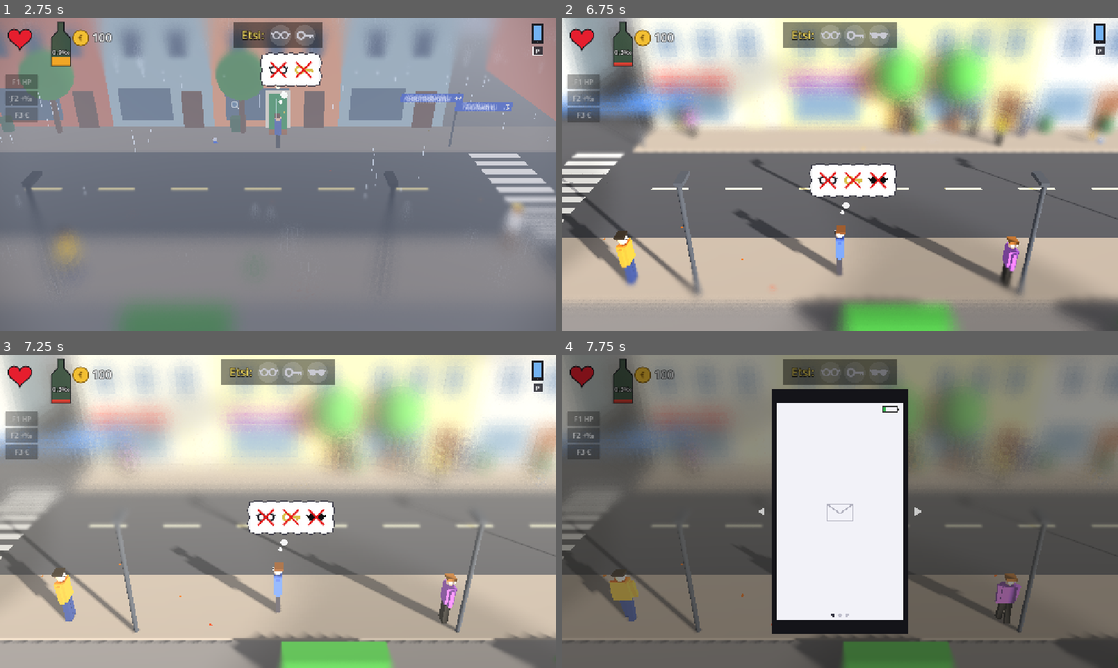
Above: before the commit, frames 1-4 (two rows, left to right).
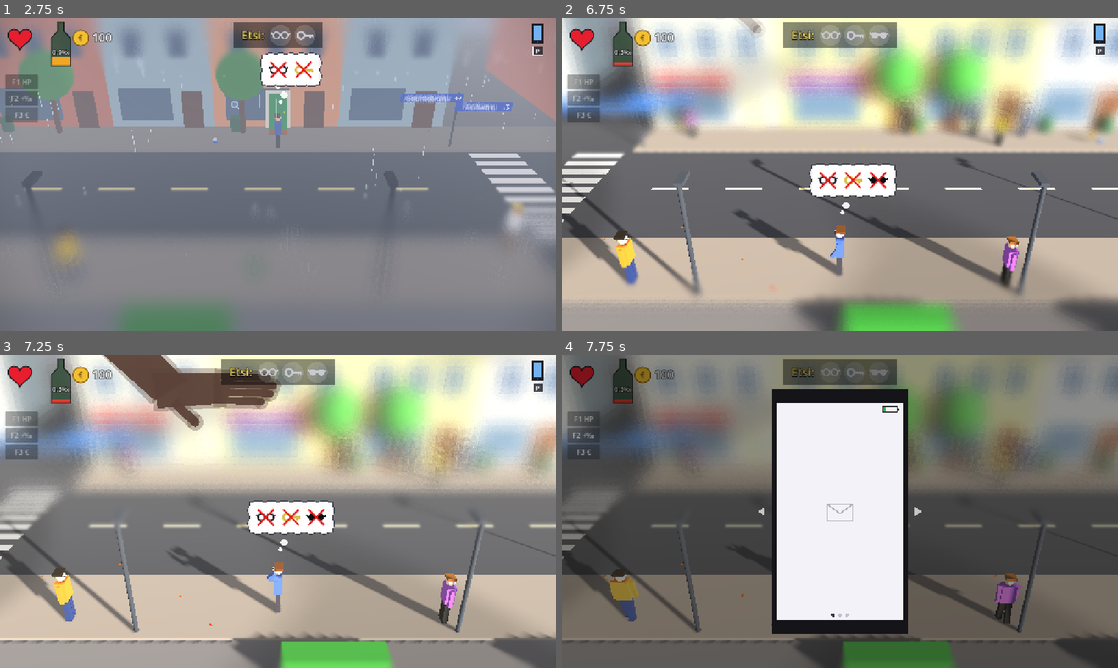
Above: after the commit, the same moments.

Repository: Ecculi/GoodMorningMoonshine
Game: Godot game, scene res://scenes/main.tscn
Same seed, same stepped clock (60 frames per second), same inputs: the game is played once before the commit and once after it.
Inputs (mouse positions are in pixels of both pictures, inside the frame that each line leads up to):
- Up to frame 1 (2.75 s): click "F1 HP" at 0.5 s; click "F2 +‰" at 1.25 s; click "F3 €" at 2 s
- Up to frame 2 (6.75 s): tap Enter at 2.75, 6.5 s; move the mouse to (812, 237) at 2.77 s; hold Up (move_up) 2.78-3.5 s; hold Space (action) 2.78-3.5 s; click (812, 237) at 2.92 s; drag from (1006, 221) to (812, 237) at 3.52 s; tap Space (action) at 4.25 s; move the mouse to (673, 127) at 4.27 s; hold Left (move_left) 4.28-5 s; tap Z at 4.35 s; drag from (867, 174) to (673, 127) at 5.02 s; move the mouse to (756, 96) at 5.77 s; hold Down (move_down) 5.78-6.5 s; tap Tab at 5.85 s; drag from (962, 158) to (756, 96) at 6.52 s
- Up to frame 3 (7.25 s): no input
- Up to frame 4 (7.75 s): move the mouse to (728, 527) at 7.27 s; hold Up (move_up) from 7.28 s (still down); tap P (phone) at 7.35 s; click (728, 527) at 7.42 s

Frame 1 is identical in both runs. In frame 2, 0.2% of the frame differs, in the area x 31-51%, y 0-78%; in frame 3, 5.3%, in the area x 5-72%, y 0-78%; in frame 4, less than 0.1%.

Commit message:
Dazzled: hand to the forehead and a hand at the top of the screen
Without sunglasses, walking towards the sun the character raises the left
hand to the forehead like a visor (left arm now bends at the elbow) and
the player's own hand comes down into view at the top of the screen,
taking a little of the glare off.

Co-Authored-By: Claude Opus 5.5 <noreply@anthropic.com>
Claude-Session: https://claude.ai/code/session_014p1PeeGbmYxJmsVU4HYhz4

Diff:
--- a/scripts/hud.gd
+++ b/scripts/hud.gd
@@ -169,6 +169,7 @@
 	_draw_coin(Vector2(186, 46), GameState.money, font)
 	_draw_phone_icon(vs, font)
 	_draw_charge()
+	_draw_shading_hand(vs)
 	_draw_hand_hint(font)
 	_draw_bin_hint()
 	_draw_head_heart(delta_draw())
@@ -293,6 +294,48 @@
 		_hint_button(c + Vector2(-30, 0), rows[i][0], a)
 		_hint_arrow(c + Vector2(4, 0), a)
 		_hint_action(c + Vector2(32, 0), rows[i][1], a)
+
+
+## Dazzled by the sun: the player's own hand comes down into view at the
+## top of the screen, palm down like a visor, dark against the light.
+func _draw_shading_hand(vs: Vector2) -> void:
+	if main == null or mode != "" or GameState.modal != "":
+		return
+	var amt: float = main.shade_amount()
+	if amt <= 0.01:
+		return
+	var u := vs.y
+	var o := Vector2(vs.x * 0.16, lerpf(-u * 0.24, 0.0, amt))
+	var pt := func(x: float, y: float) -> Vector2:
+		return o + Vector2(x, y) * u
+	var col := Color(0.36, 0.26, 0.22, 0.95 * amt)
+	# Soft edge first (a little wider and fainter), then the hand itself.
+	for pass_i in 2:
+		var grow := 0.012 if pass_i == 0 else 0.0
+		var c := Color(col.r, col.g, col.b, col.a * (0.35 if pass_i == 0 else 1.0))
+		var g := grow * u
+		# Forearm from the top-left, wrist, palm.
+		draw_colored_polygon(PackedVector2Array([pt.call(-0.02, -0.06) + Vector2(-g, -g),
+			pt.call(0.17, -0.06) + Vector2(g, -g), pt.call(0.31, 0.08) + Vector2(g, 0),
+			pt.call(0.21, 0.145) + Vector2(-g, g)]), c)
+		draw_colored_polygon(PackedVector2Array([pt.call(0.2, 0.055) + Vector2(-g, -g),
+			pt.call(0.41, 0.055) + Vector2(g, -g), pt.call(0.43, 0.155) + Vector2(g, g),
+			pt.call(0.22, 0.17) + Vector2(-g, g)]), c)
+		# Four fingers pointing ahead, slightly fanned, and the thumb.
+		var fingers := [[0.068, 0.17], [0.093, 0.19], [0.118, 0.18], [0.143, 0.15]]
+		for f in fingers:
+			var a: Vector2 = pt.call(0.4, f[0])
+			var b: Vector2 = pt.call(0.4 + f[1], f[0] + 0.006)
+			var w := 0.024 * u + g * 2.0
+			draw_line(a, b, c, w)
+			draw_circle(b, w * 0.5, c)
+		var t0: Vector2 = pt.call(0.27, 0.15)
+		var t1: Vector2 = pt.call(0.34, 0.215)
+		draw_line(t0, t1, c, 0.028 * u + g * 2.0)
+		draw_circle(t1, 0.014 * u + g, c)
+	# Sunlight catching the edge of the fingers.
+	for f in [0.068, 0.093, 0.118, 0.143]:
+		draw_line(pt.call(0.42, f - 0.012), pt.call(0.55, f - 0.009), Color(1, 0.9, 0.7, 0.25 * amt), 2.0)
 
 
 ## Near an unsearched bin: a magnifier above it; next to it (where the
--- a/scripts/main.gd
+++ b/scripts/main.gd
@@ -84,6 +84,11 @@
 var shop_flash := ""
 var shop_flash_t := 0.0
 var _glare := 0.0
+
+
+## 0..1: how far the player shades the eyes with a hand (dazzled).
+func shade_amount() -> float:
+	return smoothstep(0.18, 0.4, _glare)
 var _scrambled := {}
 var _friend_refused := false
 var _focus_y := 0.58
@@ -1254,7 +1259,8 @@
 		var low := 1.0 - clampf(rad_to_deg(elev) / 45.0, 0.0, 1.0) * 0.5
 		want_glare = clampf(player.facing * to_sun.x * 1.2 + maxf(0.0, -to_sun.z) * 0.5, 0.0, 1.0) * low * 0.8
 	_glare = lerpf(_glare, want_glare, 0.05)
-	tilt_mat.set_shader_parameter("glare", _glare)
+	# The hand shading the eyes takes the worst of it off.
+	tilt_mat.set_shader_parameter("glare", _glare * (1.0 - 0.3 * shade_amount()))
 	# Cloud shadows only on sunny days; they drift while time moves.
 	clouds.visible = not cloudy and day_light > 0.15
 	if clouds.visible:
--- a/scripts/person_model.gd
+++ b/scripts/person_model.gd
@@ -6,6 +6,8 @@
 var leg_l: Node3D
 var leg_r: Node3D
 var arm_l: Node3D
+## Left forearm, hinged at the elbow (child of arm_l).
+var forearm_l: Node3D
 var arm_r: Node3D
 ## Right forearm, hinged at the elbow (child of arm_r).
 var forearm_r: Node3D
@@ -40,7 +42,8 @@
 	for ez in [-0.065, 0.065]:
 		_box(Vector3(0.152, 1.72, ez), Vector3(0.02, 0.045, 0.045), Color(0.08, 0.08, 0.1))
 		_eyelids.append(_box(Vector3(0.162, 1.74, ez), Vector3(0.02, 0.006, 0.055), skin))
-	arm_l = _limb(Vector3(0, 1.5, -0.29), Vector3(0.12, 0.62, 0.12), shirt)
+	arm_l = _limb(Vector3(0, 1.5, -0.29), Vector3(0.12, 0.32, 0.12), shirt)
+	forearm_l = _limb(Vector3(0, -0.31, 0), Vector3(0.115, 0.31, 0.115), shirt, arm_l)
 	# Right arm in two parts so it can bend at the elbow for a charged punch.
 	arm_r = _limb(Vector3(0, 1.5, 0.29), Vector3(0.12, 0.32, 0.12), shirt)
 	forearm_r = _limb(Vector3(0, -0.31, 0), Vector3(0.115, 0.31, 0.115), shirt, arm_r)
@@ -56,6 +59,8 @@
 var _head: MeshInstance3D
 ## 0..1: arms wrapped round the body against the cold.
 var cold_hug := 0.0
+## 0..1: left hand raised to the forehead against the sun.
+var shade_eyes := 0.0
 var silly_bounce := 0.0
 var silly_lean := 0.0
 
@@ -91,6 +96,14 @@
 	var hug := cold_hug * (1.0 - k)
 	arm_l.rotation.x = -0.45 * hug
 	arm_l.rotation.z = lerpf(arm_l.rotation.z, 0.55, hug)
+	forearm_l.rotation.z = lerpf(0.1, 1.2, hug)
+	# Dazzled by the sun: the left hand goes up to the forehead like a
+	# visor (upper arm forward and up, elbow bent back towards the face).
+	if shade_eyes > 0.0:
+		var e := shade_eyes
+		arm_l.rotation.z = lerpf(arm_l.rotation.z, 2.0, e)
+		arm_l.rotation.x = lerpf(arm_l.rotation.x, -0.35, e)
+		forearm_l.rotation.z = lerpf(forearm_l.rotation.z, 1.78, e)
 	if _punch_t <= 0.0 and _windup < 0.0 and not _raised:
 		arm_r.rotation.x = 0.45 * hug
 		arm_r.rotation.z = lerpf(arm_r.rotation.z, 0.35, hug)
--- a/scripts/player.gd
+++ b/scripts/player.gd
@@ -249,6 +249,7 @@
 	model.rotation.y = lerp_angle(model.rotation.y, _yaw_target, 1.0 - exp(-14.0 * delta))
 	model.animate(1.0 if moving else 0.0, delta * ts, speed / ts / WALK_SPEED, silly_amount())
 	model.set_windup(punch_charge())
+	model.shade_eyes = move_toward(model.shade_eyes, main.shade_amount(), delta * 3.0)
 
 	_handle_action(delta)
 	_check_pickups()
Not shown, changed: DESIGN.md
